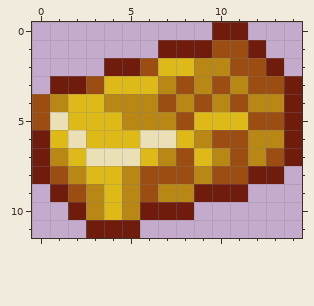
File history of a pixel-art sprite, Assets/Textures/Items/AeriumBar.png. The picture above is the old version.
The file is 30x24 pixels, drawn in blocks of 2x2; one block is one cell here.
Now the later version:
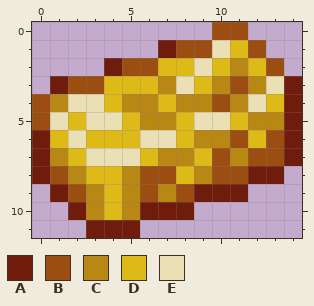
Palette (. is transparent): A #701c0d  B #9c4d11  C #b88714  D #deba18  E #ebe0b5
Difference:
y 0: x 10..11 AA -> BB
y 1: x 8..12 AABBA -> BBEDB
y 2: x 5 A -> B; x 9..13 CCBBA -> EDCDB
y 3: x 2 A -> B; x 8..13 BCBCBB -> EDCBCE
y 4: x 2..4 DDC -> EED; x 7 B -> D; x 9..13 BCBCC -> CBCED
y 5: x 3..5 DDC -> EED; x 8..10 BDD -> DEE; x 12..13 BB -> CC
y 6: x 10 B -> C; x 12..13 CC -> DB
y 7: x 8 B -> C; x 10..12 CBC -> BCB
y 8: x 8 B -> D
y 9: x 8 C -> B
